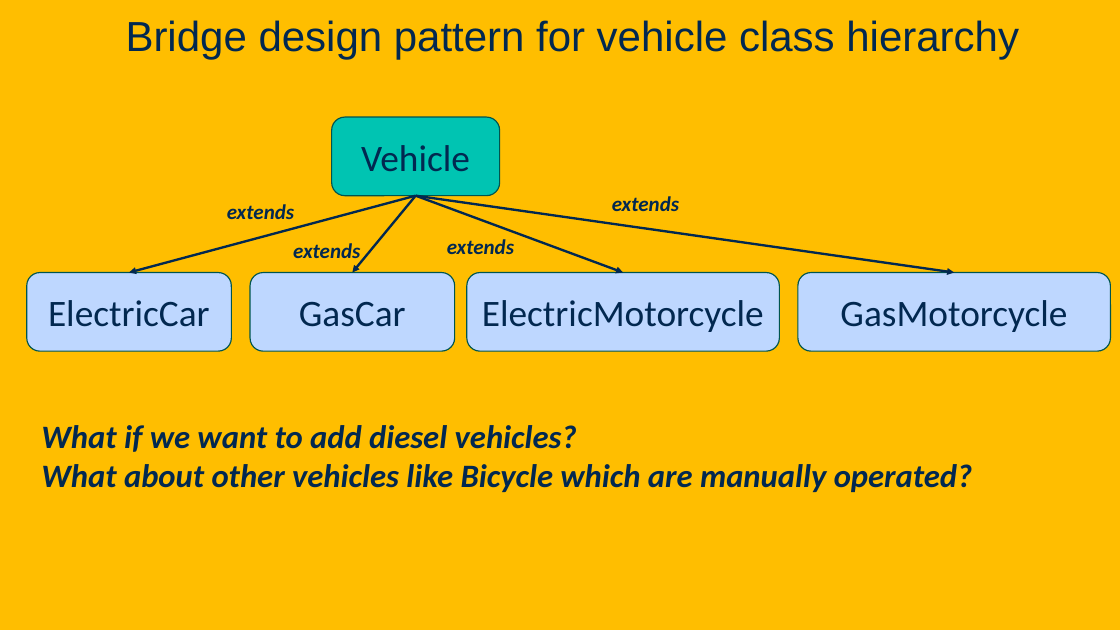
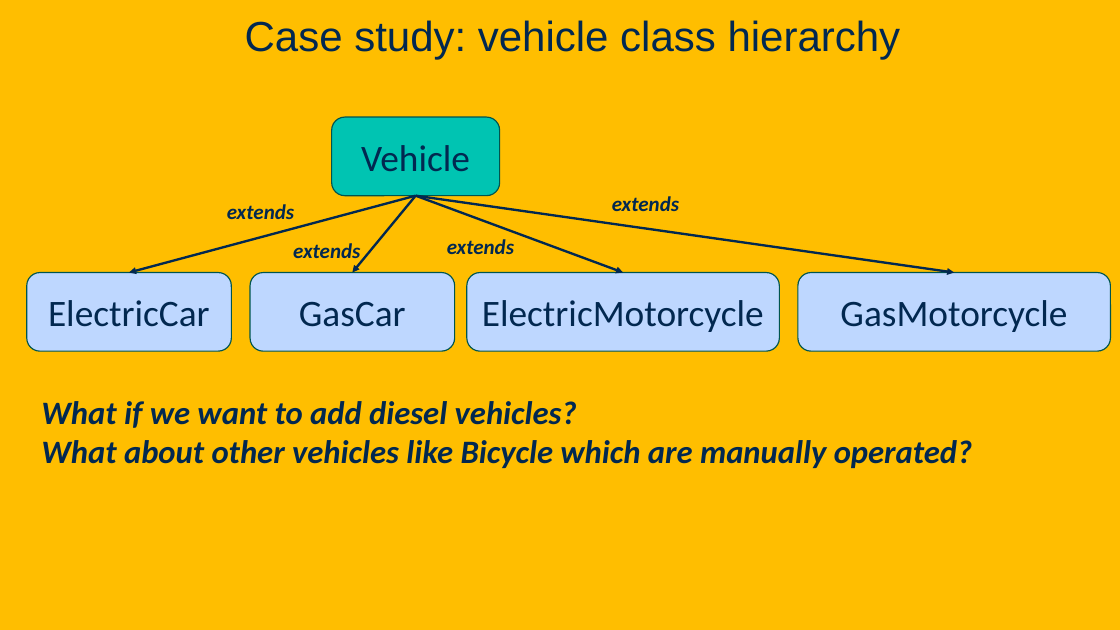
Before and after one commit to davsec-teaching/ECS160-Winter2025, a slide deck: slide 69 of slides/8_design_patterns.pptx (slide 54 before the commit). Drawn at 1120x630 pixels with LibreOffice and Linux fonts; fonts in the diff are those of the drawing; background and template pictures are left out. Boxes give left, top, right and bottom in pixels: in the first picture for what was removed or moved away, otherwise in the second. Text is boxed around its words. In the diff, an @@ line names an element or a change of style, - is before the commit and + after.

Commit message:
Updated design slides

```diff
--- a/slides/8_design_patterns.pptx
+++ b/slides/8_design_patterns.pptx
@@ title at [245, 20, 901, 59]: text changed @@
-Bridge design pattern for vehicle class hierarchy
+Case study: vehicle class hierarchy
@@ text "What if we want to ...": place and size @@
-text "What if we want to ..." at [41, 425, 972, 492]
+text "What if we want to ..." at [41, 401, 972, 468]
```
Also in this commit, not shown: 14 other slides changed, 17 slides added.
